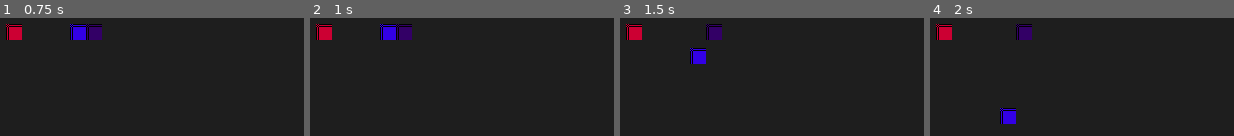
Above: before the commit, frames 1-4 (left to right).
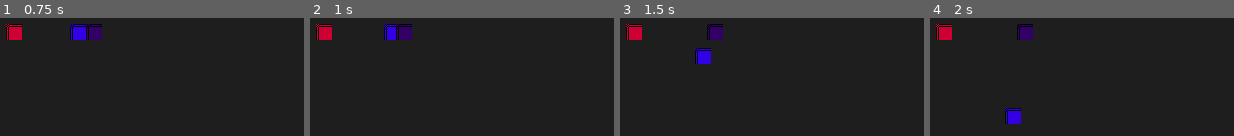
Above: after the commit, the same moments.

Repository: GustavoKimura/synapse-protocol
Game: Godot game, scene res://Scenes/world.tscn
The game is run twice, just before and just after one commit, with the same random seed, the same clock (stepped at 60 frames per second) and the same inputs.
Inputs:
- Up to frame 1 (0.75 s): tap Enter at 0.5 s; hold Right (ui_right) from 0.53 s (still down)
- Up to frame 2 (1 s): keep holding Right (ui_right)
- Up to frame 3 (1.5 s): tap Space at 1.25 s; release Right (ui_right) at 1.28 s; hold Down (ui_down) from 1.28 s (still down)
- Up to frame 4 (2 s): keep holding Down (ui_down)

Frame 1 is identical in both runs. In frame 2, 0.3% of the frame differs, in the area x 23-26%, y 5-19%; in frame 3, 0.8%, in the area x 23-34%, y 5-39%; in frame 4, 0.8%.

Commit message:
fix: switch to floating motion mode and circular colliders to prevent top-down physics sticking

Diff:
--- a/client/Scenes/npc_base.tscn
+++ b/client/Scenes/npc_base.tscn
@@ -5,8 +5,8 @@
 [sub_resource type="PlaceholderTexture2D" id="PlaceholderTexture2D_sprite"]
 size = Vector2(16, 16)
 
-[sub_resource type="RectangleShape2D" id="RectangleShape2D_collider"]
-size = Vector2(16, 16)
+[sub_resource type="CircleShape2D" id="CircleShape2D_collider"]
+radius = 6.0
 
 [sub_resource type="StyleBoxFlat" id="StyleBoxFlat_bubble"]
 content_margin_left = 4.0
@@ -20,13 +20,14 @@
 corner_radius_bottom_left = 4
 
 [node name="NPCBase" type="CharacterBody2D"]
+motion_mode = 1
 script = ExtResource("1_script")
 
 [node name="Sprite2D" type="Sprite2D" parent="."]
 texture = SubResource("PlaceholderTexture2D_sprite")
 
 [node name="CollisionShape2D" type="CollisionShape2D" parent="."]
-shape = SubResource("RectangleShape2D_collider")
+shape = SubResource("CircleShape2D_collider")
 
 [node name="CognitiveAPI" type="HTTPRequest" parent="."]
 
--- a/client/Scenes/player.tscn
+++ b/client/Scenes/player.tscn
@@ -5,10 +5,11 @@
 [sub_resource type="PlaceholderTexture2D" id="PlaceholderTexture2D_sprite"]
 size = Vector2(16, 16)
 
-[sub_resource type="RectangleShape2D" id="RectangleShape2D_collider"]
-size = Vector2(16, 16)
+[sub_resource type="CircleShape2D" id="CircleShape2D_collider"]
+radius = 6.0
 
 [node name="Player" type="CharacterBody2D"]
+motion_mode = 1
 script = ExtResource("1_script")
 
 [node name="Sprite2D" type="Sprite2D" parent="."]
@@ -16,7 +17,7 @@
 texture = SubResource("PlaceholderTexture2D_sprite")
 
 [node name="CollisionShape2D" type="CollisionShape2D" parent="."]
-shape = SubResource("RectangleShape2D_collider")
+shape = SubResource("CircleShape2D_collider")
 
 [node name="Camera2D" type="Camera2D" parent="."]
 limit_left = 0
